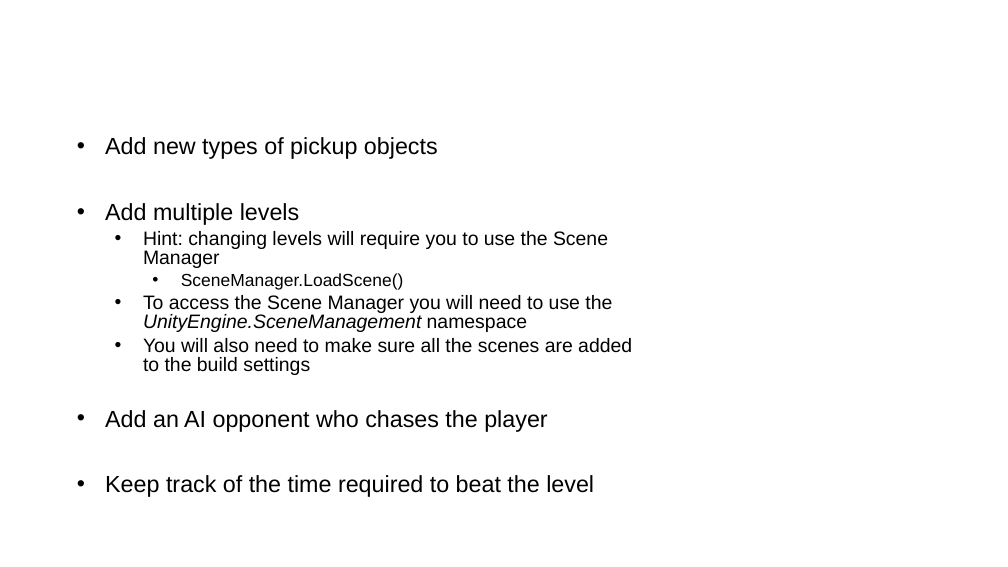
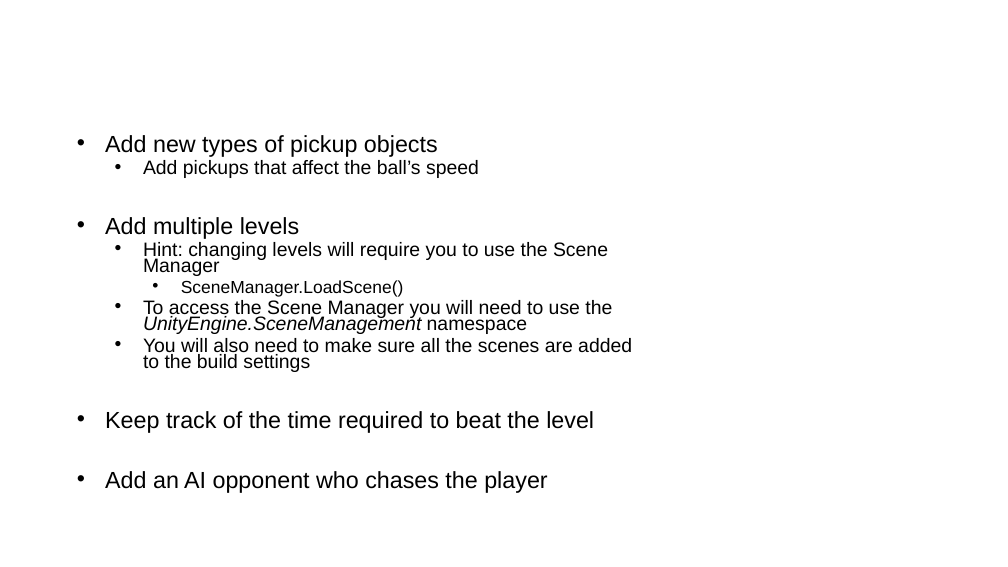
Before and after one commit to SchoolOfGames/SchoolOfGames.github.io, a slide deck: slide 5 of Roll-A-Ball.pptx (slide 6 before the commit). Drawn at 1008x567 pixels with LibreOffice and Linux fonts; fonts in the diff are those of the drawing; background and template pictures are left out. Boxes give left, top, right and bottom in pixels: in the first picture for what was removed or moved away, otherwise in the second. Text is boxed around its words. In the diff, an @@ line names an element or a change of style, - is before the commit and + after.

```diff
--- a/Roll-A-Ball.pptx
+++ b/Roll-A-Ball.pptx
@@ text at (105, 135, 632, 493): line spacing 0.8 to 0.7 @@
@@ text at (143, 160, 479, 178): paragraph added @@
+  • Add pickups that affect the ball’s speed
@@ text at (105, 411, 594, 433): paragraph added @@
+• Keep track of the time required to beat the level
@@ text at (105, 475, 594, 497): paragraph removed @@
-• Keep track of the time required to beat the level
```
Also in this commit, not shown: 1 other slide changed, 1 slide added, 1 slide removed, 3 other files.
